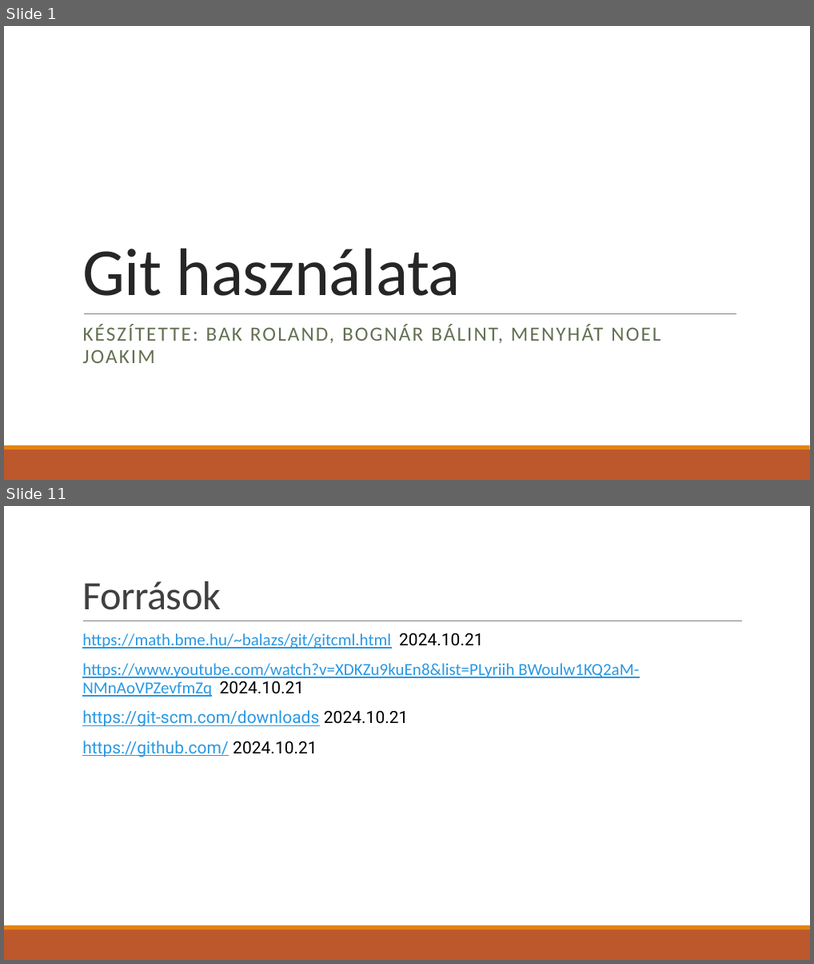
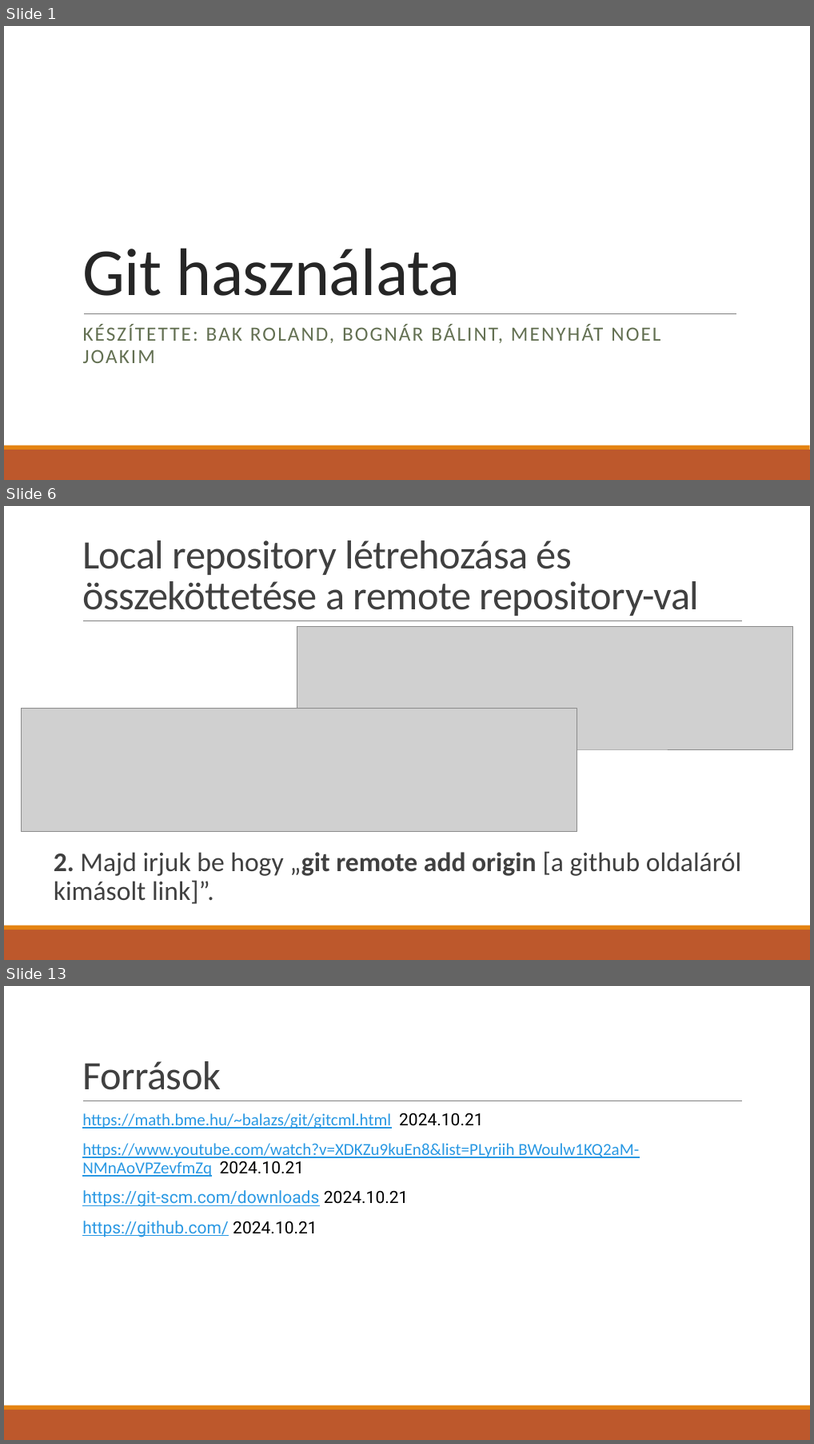
Before and after one commit to BognarBalint/Ikt_Projektmunka_2024-2025_Bogn-r_Roli_Kimi, a slide deck: Git_használat.pptx. Shown one above the other, each under a label of ours: slides 1 and 11 before the commit, slides 1, 6 and 13 after it; the slides between them are not shown. The pictures are 814x964 and 814x1444 pixels, drawn with LibreOffice and Linux fonts; fonts in the diff are those of the drawing; grey boxes stand for pictures. Boxes give left, top, right and bottom in pixels: in the first picture for what was removed or moved away, otherwise in the second. Text is boxed around its words. In the diff, an @@ line names an element or a change of style, - is before the commit and + after.

```diff
--- a/Git_használat.pptx
+++ b/Git_használat.pptx
@@ slide 6 added at bbox=[4, 506, 810, 960], background #FFFFFF; not listed: 3 template elements that a slide beside it also shows @@
@@ title added at bbox=[82, 540, 699, 616], 48 pt, text #404040 @@
+Local repository létrehozása és összeköttetése a remote repository-val
@@ picture added at bbox=[298, 626, 794, 749] @@
@@ picture added at bbox=[21, 708, 577, 832] @@
@@ text added at bbox=[54, 851, 742, 904], 32 pt, text #404040 @@
+2. Majd irjuk be hogy „git remote add origin [a github oldaláról kimásolt link]”.
@@ what was slide 11 is now slide 13 @@
```
Also in this commit, not shown: 9 slides changed, 1 other slide added.
